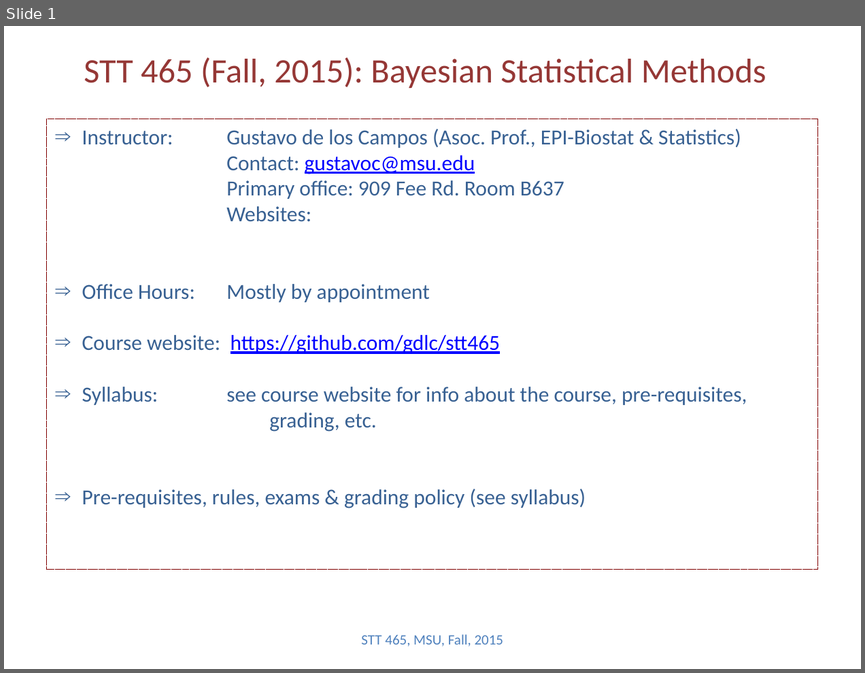
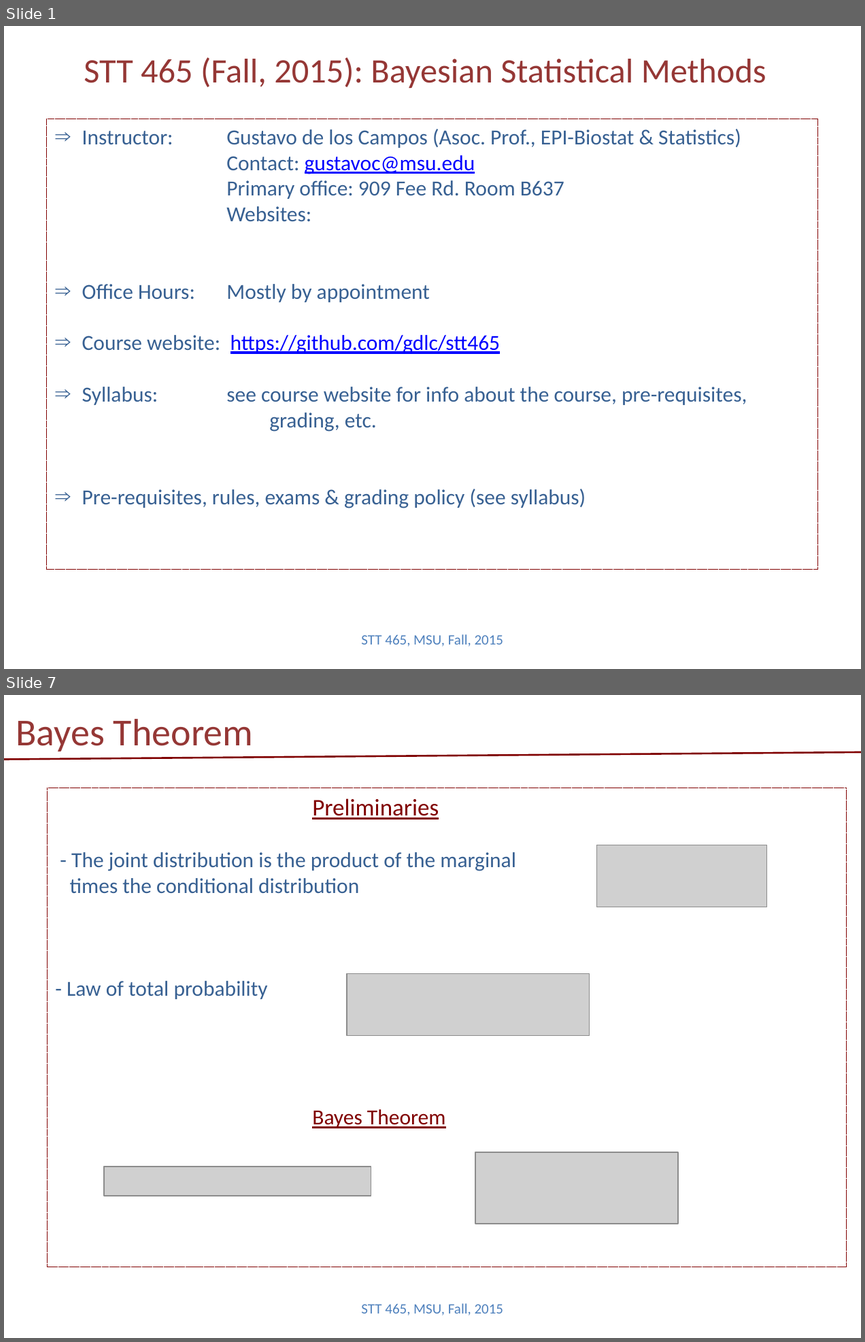
Before and after one commit to Boukos/STT465, a slide deck: STT465_1.pptx. Shown one above the other, each under a label of ours: slide 1 before the commit, slides 1 and 7 after it; the slides between them are not shown. The pictures are 865x673 and 865x1342 pixels, drawn with LibreOffice and Linux fonts; fonts in the diff are those of the drawing; grey boxes stand for pictures. Boxes give left, top, right and bottom in pixels: in the first picture for what was removed or moved away, otherwise in the second. Text is boxed around its words. In the diff, an @@ line names an element or a change of style, - is before the commit and + after.

```diff
--- a/STT465_1.pptx
+++ b/STT465_1.pptx
@@ slide 7 added at (4,695,861,1338), background #FFFFFF @@
@@ title added at (16,719,253,751), 32 pt, text #953735 @@
+Bayes Theorem
@@ line added from (4, 759) to (861, 752), #800000 1.5 pt @@
@@ rectangle added at (47,787,847,1266), outline #800000 0.75 pt dashed, 18 pt, text #376092 @@
+Preliminaries
+- The joint distribution is the product of the marginal
+times the conditional distribution
+- Law of total probability
+Bayes Theorem
@@ picture added at (597,845,766,906) @@
@@ picture added at (347,974,589,1035) @@
@@ picture added at (475,1152,677,1223) @@
@@ picture added at (104,1166,372,1195) @@
@@ text added at (361,1303,504,1315), 12 pt, text #4F81BD @@
+STT 465, MSU, Fall, 2015
```
Also in this commit, not shown: 3 slides changed, 4 other slides added, 2 other files.
